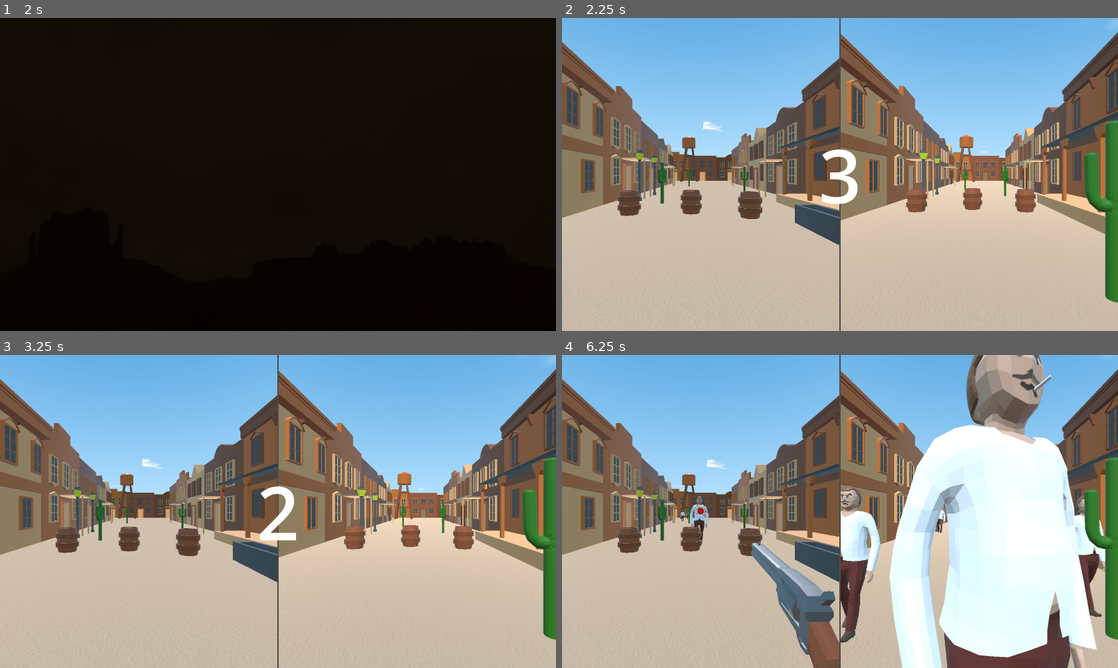
Above: before the commit, frames 1-4 (two rows, left to right).
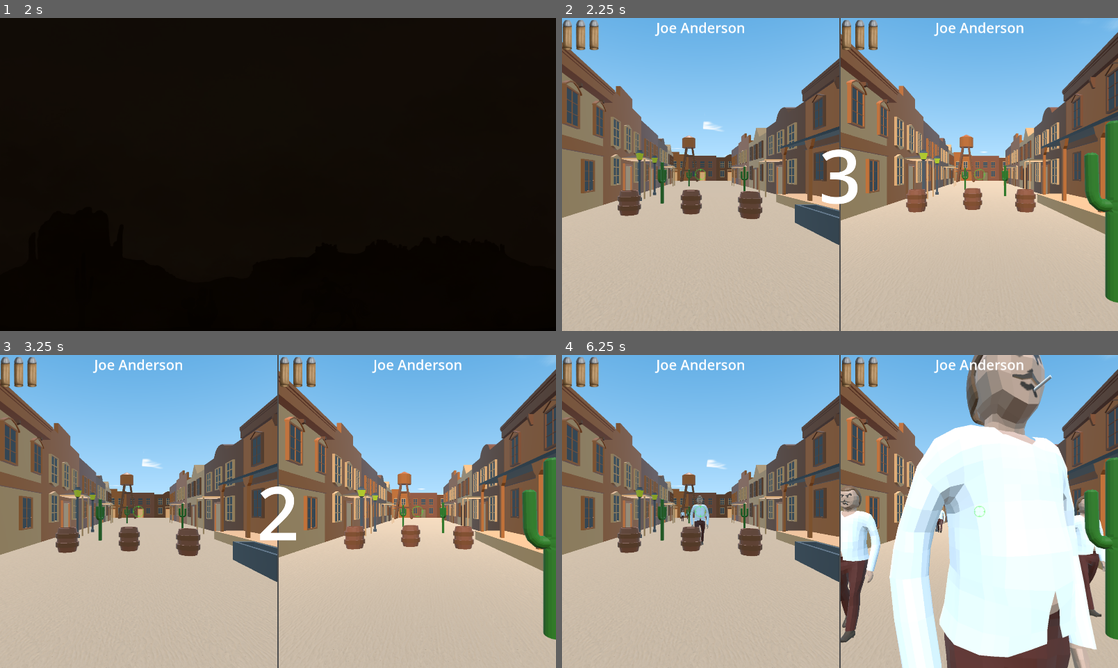
Above: after the commit, the same moments.

Repository: Gr0minet/game-jam-joe-or-joe
Game: Godot game, scene res://menu/main_menu.tscn
Same seed, same stepped clock (60 frames per second), same inputs: the game is played once before the commit and once after it. Sound files missing from this copy of the repository are replaced by a short silence.
Inputs (mouse positions are in pixels of both pictures, inside the frame that each line leads up to):
- Up to frame 1 (2 s): click (200, 80) at 0.5 s; click (200, 80) at 1.25 s
- Up to frame 2 (2.25 s): tap Enter (ui_accept) at 2 s; move the mouse to (867, 174) at 2.02 s; hold W (forward) from 2.03 s (still down); hold Right mouse button (degaine, bound only after the commit) from 2.03 s (still down)
- Up to frame 3 (3.25 s): keep holding W (forward); tap Enter (ui_accept) at 2.27, 2.57, 2.75, 3.02 s; tap E (degaine, bound only before the commit) at 2.3, 2.85 s; move the mouse to (250, 511) at 2.77 s; release Right mouse button (degaine, bound only after the commit) at 2.78 s; click (250, 511) at 3.05 s
- Up to frame 4 (6.25 s): keep holding W (forward); tap Enter (ui_accept) at 3.32, 3.5, 3.8, 4.35, 4.52, 4.82, 5, 5.27, 5.57, 6.02 s; move the mouse to (851, 505) at 3.52 s; press the mouse at (851, 505) at 3.53 s; move the mouse to (834, 517) at 4.27 s; release the mouse at (834, 517) at 4.28 s; right-click (834, 517) at 4.55 s; move the mouse to (878, 514) at 5.02 s; hold Right mouse button (degaine, bound only after the commit) 5.03-5.78 s; tap E (degaine, bound only before the commit) at 5.3, 5.85 s; tap R (reload) at 5.65 s; move the mouse to (795, 508) at 5.77 s; click (795, 508) at 6.05 s

Frame 1 is identical in both runs. In frame 2, 1.4% of the frame differs, in the area x 0-83%, y 0-52%; in frame 3, 1.4%; in frame 4, 4.2%, in the area x 0-83%, y 0-100%.

Commit message:
Online + ou - fini

Diff:
--- a/HUD/hud.gd
+++ b/HUD/hud.gd
@@ -5,10 +5,16 @@
 signal restart
 
 @onready var _countdown_label: Label = $CountdownLabel
-@onready var _victorious_joe: Label = $ReplayContainer/VictoriousJoe
 @onready var _replay_container: VBoxContainer = $ReplayContainer
 @onready var _countdown: Timer = $Countdown
 @onready var _rejouer_button: TextureButton = $ReplayContainer/RejouerButton
+@onready var _waiting_joe: Label = $ReplayContainer/WaitingJoe
+
+
+func _ready() -> void:
+	_waiting_joe.hide()
+	_replay_container.hide()
+	_rejouer_button.show()
 
 
 func start_time(start_countdown: int) -> void:
@@ -19,10 +25,13 @@
 func _process(_delta: float) -> void:
 	if not _countdown.is_stopped():
 		_countdown_label.text = "%d" % [int(_countdown.time_left) + 1]
+	for node: Node in _replay_container.get_children():
+		if node is BaseButton and node.is_hovered() and node != get_viewport().gui_get_focus_owner():
+			get_viewport().gui_release_focus()
 
 
-func show_replay_screen(victorious_joe: String) -> void:
-	_victorious_joe.text = victorious_joe + " gagne !"
+func show_replay_screen() -> void:
+	Input.mouse_mode = Input.MOUSE_MODE_VISIBLE
 	_replay_container.visible = true
 	_rejouer_button.grab_focus()
 
@@ -44,4 +53,9 @@
 
 
 func _on_rejouer_button_pressed() -> void:
-	restart.emit()
+	if Global.mode == Global.Mode.ONLINE:
+		_waiting_joe.show()
+		_rejouer_button.hide()
+		restart.emit(multiplayer.get_unique_id())
+	else:
+		restart.emit()
--- a/HUD/viewport_hud.gd
+++ b/HUD/viewport_hud.gd
@@ -4,6 +4,7 @@
 @onready var balle_vide: CompressedTexture2D = preload("res://sprites/balle_vide_small.png")
 @onready var balle_pleine: CompressedTexture2D = preload("res://sprites/ball_pleine_small.png")
 @onready var got_shot: TextureRect = $GotShot
+@onready var win_label: Label = $MarginContainer/WinLabel
 
 @onready var bullets: HBoxContainer = $Bullets
 @onready var MAX_BULLET: int = bullets.get_child_count()
@@ -14,6 +15,7 @@
 
 func _ready() -> void:
 	got_shot.visible = false
+	win_label.hide()
 	bullet_number = MAX_BULLET
 	reload_bullets()
 
@@ -35,3 +37,11 @@
 
 func on_got_shot() -> void:
 	got_shot.visible = true
+
+
+func show_win_label(has_won: bool) -> void:
+	if has_won:
+		win_label.text = "You win!"
+	else:
+		win_label.text = "You lose!"
+	win_label.show()
--- a/HUD/viewport_hud.tscn
+++ b/HUD/viewport_hud.tscn
@@ -58,6 +58,36 @@
 texture = ExtResource("1_lsaxc")
 stretch_mode = 3
 
+[node name="GotShot" type="TextureRect" parent="."]
+visible = false
+layout_mode = 1
+anchors_preset = 15
+anchor_right = 1.0
+anchor_bottom = 1.0
+grow_horizontal = 2
+grow_vertical = 2
+texture = ExtResource("4_pigdk")
+stretch_mode = 6
+
+[node name="MarginContainer" type="MarginContainer" parent="."]
+layout_mode = 1
+anchors_preset = 5
+anchor_left = 0.5
+anchor_right = 0.5
+offset_left = -33.0
+offset_right = 33.0
+offset_bottom = 40.0
+grow_horizontal = 2
+theme_override_constants/margin_top = 128
+
+[node name="WinLabel" type="Label" parent="MarginContainer"]
+layout_mode = 2
+size_flags_horizontal = 4
+theme_override_font_sizes/font_size = 128
+text = "You win!"
+horizontal_alignment = 1
+vertical_alignment = 1
+
 [node name="Name" type="Label" parent="."]
 layout_mode = 1
 anchors_preset = 5
@@ -69,18 +99,3 @@
 grow_horizontal = 2
 theme_override_font_sizes/font_size = 48
 text = "Joe Anderson"
-
-[node name="GotShot" type="TextureRect" parent="."]
-layout_mode = 1
-anchors_preset = 8
-anchor_left = 0.5
-anchor_top = 0.5
-anchor_right = 0.5
-anchor_bottom = 0.5
-offset_left = -480.0
-offset_top = -540.0
-offset_right = 480.0
-offset_bottom = 540.0
-grow_horizontal = 2
-grow_vertical = 2
-texture = ExtResource("4_pigdk")
--- a/game.gd
+++ b/game.gd
@@ -4,10 +4,6 @@
 @export var start_countdown: int = 3
 @export var pnj_number: int = 50
 
-@onready var _joes_name: Array[String] = [
-	"Joe Williams",
-	"Joe Anderson"
-]
 @onready var _players: Array[Player] = [$Player, $Player2]
 @onready var _sub_viewports: Array[SubViewport] = [
 	$SplitScreenControl/HBoxContainer/SubViewportContainer/SubViewport,
@@ -23,15 +19,19 @@
 
 var player_scene: PackedScene = preload("res://player/player.tscn")
 var pnj_scene: PackedScene = preload("res://pnj/pnj_anim.tscn")
-var main_menu_scene: PackedScene = preload("res://menu/main_menu.tscn")
+var main_menu_scene: PackedScene = load("res://menu/main_menu.tscn")
+var restart_players_count: int = 0
 
 
 func _ready() -> void:
+	restart_players_count = 0
 	if Global.mode == Global.Mode.SPLITSCREEN:
 		_initialize_split_screen.call_deferred()
 	elif Global.mode == Global.Mode.ONLINE:
 		_initialize_online.call_deferred()
 
+	_players[0].died.connect(_on_player_died)
+	_players[1].died.connect(_on_player_died)
 	_start_countdown.call_deferred()
 
 
@@ -52,8 +52,7 @@
 	for peer_id: int in Lobby.players.keys():
 		if peer_id != 1:
 			_players[1].name = str(peer_id)
-	_players[0].server_data.joe_name = "Anderson"
-	_players[1].server_data.joe_name = "Williams"
+	Lobby.player_disconnected.connect(_on_player_disconnected)
 	_players[0].initialize()
 	_players[1].initialize()
 
@@ -123,12 +122,39 @@
 func _on_player_died(player_id: int) -> void:
 	await get_tree().create_timer(Const.END_ANIMATION_TIME).timeout
 	split_screen.modulate = split_screen.modulate.darkened(0.7)
-	main_hud.show_replay_screen(_joes_name[1 - player_id])
+	_players[1 - player_id].show_win_label(true)
+	_players[player_id].show_win_label(false)
+	main_hud.show_replay_screen()
 
 
-func _restart_game() -> void:
-	get_tree().reload_current_scene()
+func _restart_game(peer_id: int = -1) -> void:
+	if peer_id == -1:
+		get_tree().reload_current_scene()
+	else:
+		player_wants_to_restart.rpc()
 
 
 func _go_to_main_menu() -> void:
 	get_tree().change_scene_to_packed(main_menu_scene)
+
+
+@rpc("any_peer", "call_local", "reliable")
+func player_wants_to_restart() -> void:
+	if is_multiplayer_authority():
+		restart_players_count += 1
+		if restart_players_count == 2:
+			reload_game.rpc()
+
+
+@rpc("call_local", "reliable")
+func reload_game():
+	if is_multiplayer_authority():
+		for pnj: PNJ in pnj_container.get_children():
+			pnj.queue_free()
+	await get_tree().create_timer(0.1).timeout
+	get_tree().reload_current_scene()
+
+
+func _on_player_disconnected(peer_id: int) -> void:
+	get_tree().change_scene_to_packed(main_menu_scene)
+	Global.back_to_menu_because_disconnect = true
--- a/game.tscn
+++ b/game.tscn
@@ -170,25 +170,24 @@
 
 [node name="ReplayContainer" type="VBoxContainer" parent="MainHUD"]
 visible = false
-anchors_preset = 8
+anchors_preset = 7
 anchor_left = 0.5
-anchor_top = 0.5
+anchor_top = 1.0
 anchor_right = 0.5
-anchor_bottom = 0.5
+anchor_bottom = 1.0
 offset_left = -485.0
-offset_top = -379.0
+offset_top = -758.0
 offset_right = 485.0
-offset_bottom = 379.0
 grow_horizontal = 2
-grow_vertical = 2
+grow_vertical = 0
 size_flags_horizontal = 6
 size_flags_vertical = 6
 
-[node name="VictoriousJoe" type="Label" parent="MainHUD/ReplayContainer"]
+[node name="WaitingJoe" type="Label" parent="MainHUD/ReplayContainer"]
+visible = false
 layout_mode = 2
-size_flags_horizontal = 4
-theme_override_font_sizes/font_size = 96
-text = "Joe Anderson gagne !"
+theme_override_font_sizes/font_size = 64
+text = "Waiting for the other Joe..."
 horizontal_alignment = 1
 vertical_alignment = 1
 
@@ -557,6 +556,7 @@
 [node name="Player2" parent="." instance=ExtResource("1_5mu6h")]
 transform = Transform3D(2.98023e-08, 0, 1, 0, 1, 0, -1, 0, 2.98023e-08, 5, 0, 0)
 player_id = 1
+joe_name = "Williams"
 color = Color(0.19, 0.19, 1, 1)
 
 [node name="COWBOY_CHEMISE" parent="Player2/COWBOY_REPOS/COWBOYYY" index="1"]
--- a/global.gd
+++ b/global.gd
@@ -4,3 +4,4 @@
 
 var mode: Mode = Mode.ONLINE
 var not_host_player_id: int
+var back_to_menu_because_disconnect: bool = false
--- a/menu/lan.gd
+++ b/menu/lan.gd
@@ -11,7 +11,6 @@
 @onready var ui_before_connect: VBoxContainer = $JoinGameMenu/VBoxContainer/UIBeforeConnect
 @onready var join_button: Button = $JoinGameMenu/VBoxContainer/UIBeforeConnect/JoinButton
 @onready var join_ip: LineEdit = $JoinGameMenu/VBoxContainer/UIBeforeConnect/HBoxContainer2/JoinIP
-@onready var joe_name: LineEdit = $JoinGameMenu/VBoxContainer/UIBeforeConnect/HBoxContainer3/JoeName
 @onready var start_button: Button = $HostGameMenu/VBoxContainer/StartButton
 
 var state: State = State.NONE
@@ -25,7 +24,6 @@
 	start_button.visible = false
 	Lobby.player_connected.connect(_on_player_joined)
 	Lobby.player_disconnected.connect(_on_player_disconnected)
-	Lobby.player_info["name"] = "Williams"
 
 
 func _on_host_game_pressed() -> void:
@@ -50,7 +48,7 @@
 			start_button.visible = false
 			host_game_menu.visible = false
 			lan_menu.visible = true
-			joined_player_label.text = "En attente d'un autre Joe..."
+			joined_player_label.text = "En attente de Joe Williams..."
 	else:
 		join_game_menu.visible = false
 		host_game_menu.visible = false
@@ -90,8 +88,4 @@
 		joined_player_label.text = ""
 		for player in Lobby.players:
 			if player != 1:
-				joined_player_label.text += "Joined player: " + Lobby.players[player]["name"] + "\n"
-
-
-func _on_joe_name_text_changed(new_text: String) -> void:
-	Lobby.player_info["name"] = new_text
+				joined_player_label.text += "Joe Williams a rejoint la partie !\n"
--- a/menu/main_menu.gd
+++ b/menu/main_menu.gd
@@ -1,7 +1,7 @@
 extends Control
 
 
-enum State {MENU, HOWTOPLAY, CREDIT, LAN}
+enum State {MENU, HOWTOPLAY, CREDIT, DISCONNECTED, LAN}
 const TRANSITION_TIMES: Array[float] = [1.0, 2.0, 5.0, 5.7]
 const INTRO_TIME: float = 2.0
 
@@ -14,6 +14,7 @@
 @onready var credit_button: TextureButton = $BaseMenu/MarginContainer/Buttons/CreditButton
 @onready var lan: Control = $LAN
 @onready var base_menu: Control = $BaseMenu
+@onready var disconnected_container: PanelContainer = $DisconnectedContainer
 
 var menu_background: CompressedTexture2D = preload("res://HUD/sprites/background.jpg")
 var story_background: CompressedTexture2D = preload("res://sprites/story_background.jpg")
@@ -23,12 +24,18 @@
 var doing_introduction: bool = false
 
 func _ready() -> void:
+	disconnected_container.hide()
 	lan.visible = false
 	background.texture = menu_background
 	background.modulate = Color.WHITE
 	base_menu.modulate = Color.WHITE
 	base_menu.visible = true
 	AudioManager.play_music(SoundBank.main_menu_music)
+	if Global.back_to_menu_because_disconnect:
+		base_menu.hide()
+		disconnected_container.show()
+		Global.back_to_menu_because_disconnect = false
+		state = State.DISCONNECTED
 
 
 func _process(_delta: float) -> void:
@@ -49,6 +56,8 @@
 			elif state == State.CREDIT:
 				new_focused_button = credit_button
 				credits.visible = false
+			elif state == State.DISCONNECTED:
+				disconnected_container.hide()
 			base_menu.visible = true
 			state = State.MENU
 	elif get_viewport().gui_get_focus_owner() == null and event is InputEventJoypadButton:
--- a/menu/main_menu.tscn
+++ b/menu/main_menu.tscn
@@ -143,6 +143,27 @@
 grow_vertical = 2
 texture = ExtResource("13_hfkto")
 
+[node name="DisconnectedContainer" type="PanelContainer" parent="."]
+layout_mode = 1
+anchors_preset = 15
+anchor_right = 1.0
+anchor_bottom = 1.0
+offset_left = 371.0
+offset_top = 238.0
+offset_right = -371.0
+offset_bottom = -238.0
+grow_horizontal = 2
+grow_vertical = 2
+mouse_filter = 1
+
+[node name="Label" type="Label" parent="DisconnectedContainer"]
+layout_mode = 2
+theme_override_font_sizes/font_size = 128
+text = "The other Joe was a coward and disconnected..."
+horizontal_alignment = 1
+vertical_alignment = 1
+autowrap_mode = 2
+
 [node name="LAN" type="Control" parent="."]
 layout_mode = 1
 anchors_preset = 15
@@ -212,7 +233,7 @@
 layout_mode = 2
 size_flags_horizontal = 4
 theme_override_font_sizes/font_size = 64
-text = "En attente d'un autre Joe..."
+text = "En attente de Joe Williams..."
 
 [node name="StartButton" type="Button" parent="LAN/HostGameMenu/VBoxContainer"]
 layout_mode = 2
@@ -252,23 +273,6 @@
 layout_mode = 2
 size_flags_vertical = 3
 
-[node name="HBoxContainer3" type="HBoxContainer" parent="LAN/JoinGameMenu/VBoxContainer/UIBeforeConnect"]
-layout_mode = 2
-size_flags_horizontal = 4
-size_flags_vertical = 4
-
-[node name="Label" type="Label" parent="LAN/JoinGameMenu/VBoxContainer/UIBeforeConnect/HBoxContainer3"]
-layout_mode = 2
-theme_override_font_sizes/font_size = 64
-text = "Nom : Joe "
-
-[node name="JoeName" type="LineEdit" parent="LAN/JoinGameMenu/VBoxContainer/UIBeforeConnect/HBoxContainer3"]
-layout_mode = 2
-theme_override_font_sizes/font_size = 64
-placeholder_text = "Williams"
-alignment = 1
-expand_to_text_length = true
-
 [node name="HBoxContainer2" type="HBoxContainer" parent="LAN/JoinGameMenu/VBoxContainer/UIBeforeConnect"]
 layout_mode = 2
 size_flags_horizontal = 4
@@ -298,7 +302,7 @@
 layout_mode = 2
 theme_override_font_sizes/font_size = 64
 text = "Connecté ! En attente du démarrage
- de la partie par le host..."
+ de la partie par Joe Anderson..."
 horizontal_alignment = 1
 
 [node name="BackButton" type="Button" parent="LAN/JoinGameMenu/VBoxContainer"]
@@ -317,6 +321,5 @@
 [connection signal="pressed" from="LAN/LanMenu/BackToMenuButton" to="." method="_on_back_to_menu_pressed"]
 [connection signal="pressed" from="LAN/HostGameMenu/VBoxContainer/StartButton" to="." method="_on_start_button_pressed"]
 [connection signal="pressed" from="LAN/HostGameMenu/VBoxContainer/BackButton" to="LAN" method="_on_back_button_pressed"]
-[connection signal="text_changed" from="LAN/JoinGameMenu/VBoxContainer/UIBeforeConnect/HBoxContainer3/JoeName" to="LAN" method="_on_joe_name_text_changed"]
 [connection signal="pressed" from="LAN/JoinGameMenu/VBoxContainer/UIBeforeConnect/JoinButton" to="LAN" method="_on_join_button_pressed"]
 [connection signal="pressed" from="LAN/JoinGameMenu/VBoxContainer/BackButton" to="LAN" method="_on_back_button_pressed"]
--- a/player/player.gd
+++ b/player/player.gd
@@ -27,6 +27,7 @@
 @export var player_id: int = 0
 @export var joystick_rotation_speed: float = 0.05
 @export var DEAD_ZONE: float = 0.1
+@export var joe_name: String = "Anderson"
 @export var color: Color = Color.BLUE:
 	set(value):
 		if not Engine.is_editor_hint():
@@ -68,7 +69,7 @@
 		Input.mouse_mode = Input.MOUSE_MODE_CAPTURED
 		_camera_3d.current = true
 		_viewport_hud.show()
-		_viewport_hud.set_joe_name(server_data.joe_name)
+		_viewport_hud.set_joe_name(joe_name)
 
 
 func _ready() -> void:
@@ -77,7 +78,8 @@
 		set_physics_process(false)
 		return
 
-	_viewport_hud.hide()
+	if Global.mode == Global.Mode.ONLINE:
+		_viewport_hud.hide()
 	#player_id = 0 if str(name).to_int() == 1 else 1
 	_cowboy_degaine.visible = false
 	_cowboy_repos.visible = true
@@ -128,10 +130,12 @@
 	if Global.mode == Global.Mode.ONLINE and not is_multiplayer_authority():
 		return
 	if event.is_action_pressed("reload"):
-		_reload()
+		_reload.rpc()
 	elif event.is_action_pressed("ui_cancel"):
 		Input.mouse_mode = Input.MOUSE_MODE_VISIBLE
 	elif event is InputEventMouseMotion:
+		if Global.mode != Global.Mode.ONLINE:
+			return
 		var motion: InputEventMouseMotion = event as InputEventMouseMotion
 		rotate_y(-motion.relative.x * MOUSE_SENSITIVITY)
 		_camera_rotation.rotate_x(motion.relative.y * MOUSE_SENSITIVITY)
@@ -142,10 +146,10 @@
 		)
 	elif event.is_action_pressed("shoot"):
 		if _is_degained and _shot_timer.is_stopped():
-			_shoot()
+			_shoot.rpc()
 	elif event.is_action_pressed("degaine"):
 		if _reload_timer.is_stopped():
-			_switch_degained()
+			_switch_degained.rpc()
 	elif event is InputEventJoypadMotion :
 		var motion_event: InputEventJoypadMotion = event as InputEventJoypadMotion
 		match motion_event.axis:
@@ -171,10 +175,10 @@
 					_rotation_direction.y = 0.0
 			JOY_AXIS_TRIGGER_RIGHT:
 				if _is_degained and _shot_timer.is_stopped() and is_equal_approx(motion_event.axis_value, 1.0):
-					_shoot()
+					_shoot.rpc()
 			JOY_AXIS_TRIGGER_LEFT:
 				if _reload_timer.is_stopped() and is_equal_approx(motion_event.axis_value, 1.0):
-					_switch_degained()
+					_switch_degained.rpc()
 
 
 func _rotate_camera(move: Vector2) -> void:
@@ -184,6 +188,7 @@
 	_camera_rotation.rotation.x = clamp(_camera_rotation.rotation.x - move.y, CAMERA_X_ROT_MIN, CAMERA_X_ROT_MAX)
 
 
+@rpc("call_local")
 func _shoot() -> void:
 	if _bullet_count == 0:
 		return
@@ -209,7 +214,7 @@
 			_ray_cast_3d.get_collider().got_shot()
 			process_mode = PROCESS_MODE_DISABLED
 		if _ray_cast_3d.get_collider() is PNJ:
-			_ray_cast_3d.get_collider().got_shot()
+			_ray_cast_3d.get_collider().got_shot.rpc()
 	_ray_cast_3d.enabled = false
 
 
@@ -222,6 +227,7 @@
 	process_mode = PROCESS_MODE_DISABLED
 
 
+@rpc("call_local")
 func _reload() -> void:
 	if _bullet_count == MAX_BULLET:
 		return
@@ -243,6 +249,7 @@
 		server_data.can_move = true
 
 
+@rpc("call_local")
 func _switch_degained() -> void:
 	var target_rotation: float = deg_to_rad(0.0)
 	var tween: Tween = get_tree().create_tween()
@@ -267,3 +274,8 @@
 		if child is VisualInstance3D:
 			child.layers = layer
 		recursive_set_visual_layer(child, layer)
+
+
+func show_win_label(has_won: bool) -> void:
+	if is_multiplayer_authority():
+		_viewport_hud.show_win_label(has_won)
--- a/player/player.tscn
+++ b/player/player.tscn
@@ -39,9 +39,6 @@
 properties/4/path = NodePath("ServerData:can_move")
 properties/4/spawn = true
 properties/4/replication_mode = 2
-properties/5/path = NodePath("ServerData:joe_name")
-properties/5/spawn = true
-properties/5/replication_mode = 2
 
 [node name="Player" type="CharacterBody3D"]
 collision_mask = 15
--- a/player/server_data.gd
+++ b/player/server_data.gd
@@ -3,4 +3,3 @@
 
 @export var game_started: bool = false
 @export var can_move: bool = false
-@export var joe_name: String = "Anderson"
--- a/pnj/pnj.gd
+++ b/pnj/pnj.gd
@@ -27,6 +27,8 @@
 	set(value):
 		if Engine.is_editor_hint():
 			return
+		if not is_node_ready():
+			await ready
 		dont_move = value
 		if dont_move:
 			animation_player.stop()
@@ -78,6 +80,7 @@
 	move_and_slide()
 
 
+@rpc("any_peer", "call_local")
 func got_shot() -> void:
 	set_physics_process(false)
 	var tween: Tween = get_tree().create_tween()
--- a/pnj/pnj_anim.tscn
+++ b/pnj/pnj_anim.tscn
@@ -23,6 +23,9 @@
 properties/2/path = NodePath(".:scale")
 properties/2/spawn = true
 properties/2/replication_mode = 1
+properties/3/path = NodePath(".:dont_move")
+properties/3/spawn = true
+properties/3/replication_mode = 1
 
 [node name="PNJ" type="CharacterBody3D"]
 collision_layer = 2
--- a/project.godot
+++ b/project.godot
@@ -73,7 +73,7 @@
 }
 degaine={
 "deadzone": 0.5,
-"events": [Object(InputEventKey,"resource_local_to_scene":false,"resource_name":"","device":-1,"window_id":0,"alt_pressed":false,"shift_pressed":false,"ctrl_pressed":false,"meta_pressed":false,"pressed":false,"keycode":0,"physical_keycode":69,"key_label":0,"unicode":101,"location":0,"echo":false,"script":null)
+"events": [Object(InputEventMouseButton,"resource_local_to_scene":false,"resource_name":"","device":-1,"window_id":0,"alt_pressed":false,"shift_pressed":false,"ctrl_pressed":false,"meta_pressed":false,"button_mask":2,"position":Vector2(141, 13),"global_position":Vector2(150, 59),"factor":1.0,"button_index":2,"canceled":false,"pressed":true,"double_click":false,"script":null)
 ]
 }
 shoot={
